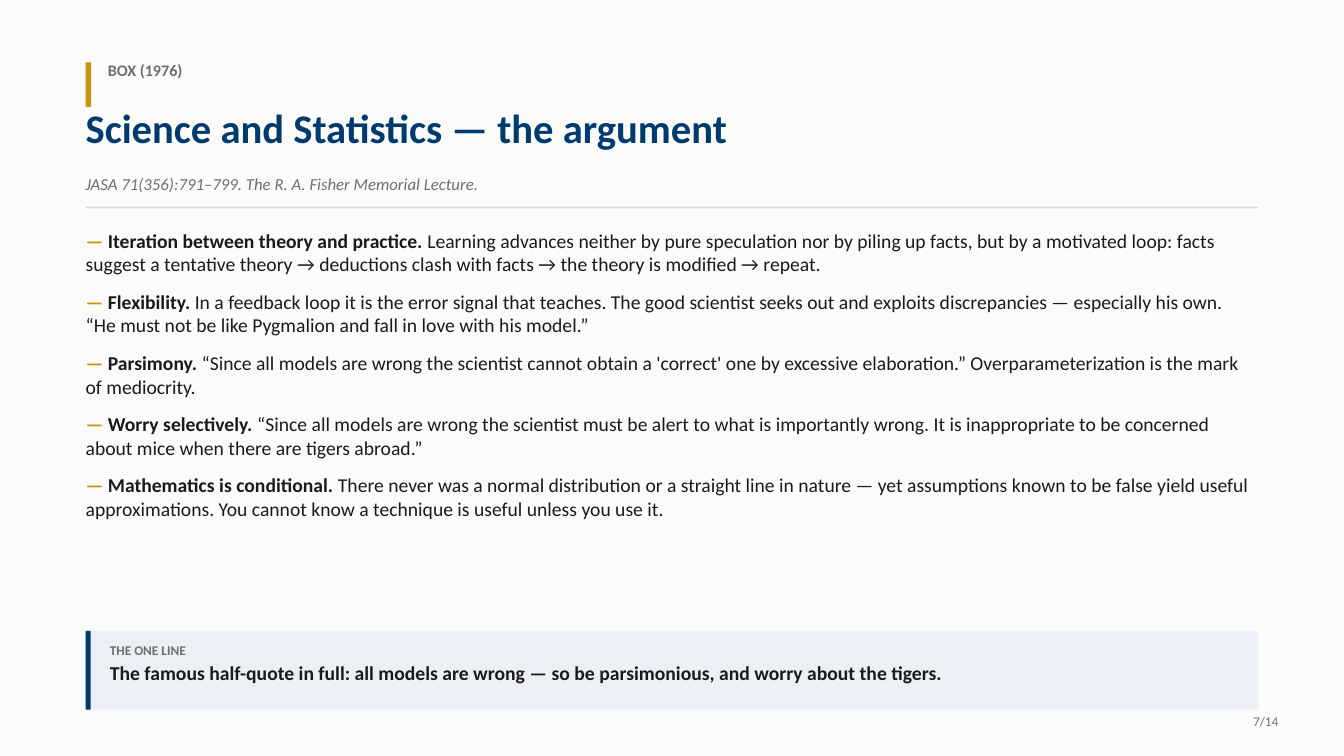
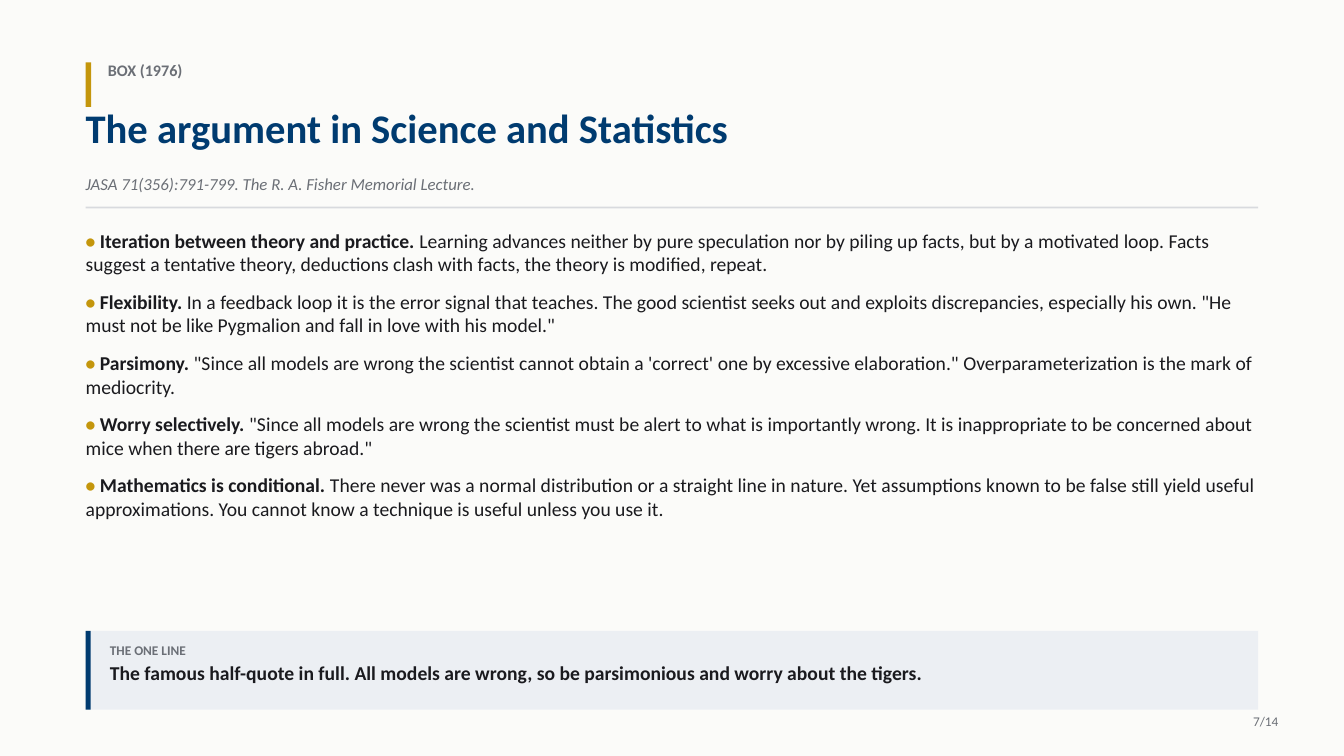
Before and after one commit to Ivar-Rydstrom/stat-215a-notes, a slide deck: slide 7 of readings/lecture1/lecture1.pptx. Drawn at 1344x756 pixels with LibreOffice and Linux fonts; fonts in the diff are those of the drawing. Boxes give left, top, right and bottom in pixels: in the first picture for what was removed or moved away, otherwise in the second. Text is boxed around its words. In the diff, an @@ line names an element or a change of style, - is before the commit and + after.

```diff
--- a/readings/lecture1/lecture1.pptx
+++ b/readings/lecture1/lecture1.pptx
@@ text at (86, 114, 728, 150): text changed @@
-Science and Statistics — the argument
+The argument in Science and Statistics
@@ text at (86, 178, 475, 192): text changed @@
-JASA 71(356):791–799. The R. A. Fisher Memorial Lecture.
+JASA 71(356):791-799. The R. A. Fisher Memorial Lecture.
@@ text at (86, 234, 1254, 519): text changed @@
-— Iteration between theory and practice. Learning advances neither by pure speculation nor by piling up facts, but by a motivated loop: facts suggest a tentative theory → deductions clash with facts → the theory is modified → repeat.
-— Flexibility. In a feedback loop it is the error signal that teaches. The good scientist seeks out and exploits discrepancies — especially his own. “He must not be like Pygmalion and fall in love with his model.”
-— Parsimony. “Since all models are wrong the scientist cannot obtain a 'correct' one by excessive elaboration.” Overparameterization is the mark of mediocrity.
-— Worry selectively. “Since all models are wrong the scientist must be alert to what is importantly wrong. It is inappropriate to be concerned about mice when there are tigers abroad.”
-— Mathematics is conditional. There never was a normal distribution or a straight line in nature — yet assumptions known to be false yield useful approximations. You cannot know a technique is useful unless you use it.
+• Iteration between theory and practice. Learning advances neither by pure speculation nor by piling up facts, but by a motivated loop. Facts suggest a tentative theory, deductions clash with facts, the theory is modified, repeat.
+• Flexibility. In a feedback loop it is the error signal that teaches. The good scientist seeks out and exploits discrepancies, especially his own. "He must not be like Pygmalion and fall in love with his model."
+• Parsimony. "Since all models are wrong the scientist cannot obtain a 'correct' one by excessive elaboration." Overparameterization is the mark of mediocrity.
+• Worry selectively. "Since all models are wrong the scientist must be alert to what is importantly wrong. It is inappropriate to be concerned about mice when there are tigers abroad."
+• Mathematics is conditional. There never was a normal distribution or a straight line in nature. Yet assumptions known to be false still yield useful approximations. You cannot know a technique is useful unless you use it.
@@ text at (110, 666, 921, 684): text changed @@
-The famous half-quote in full: all models are wrong — so be parsimonious, and worry about the tigers.
+The famous half-quote in full. All models are wrong, so be parsimonious and worry about the tigers.
```
Also in this commit, not shown: 13 other slides changed, 1 other file.
